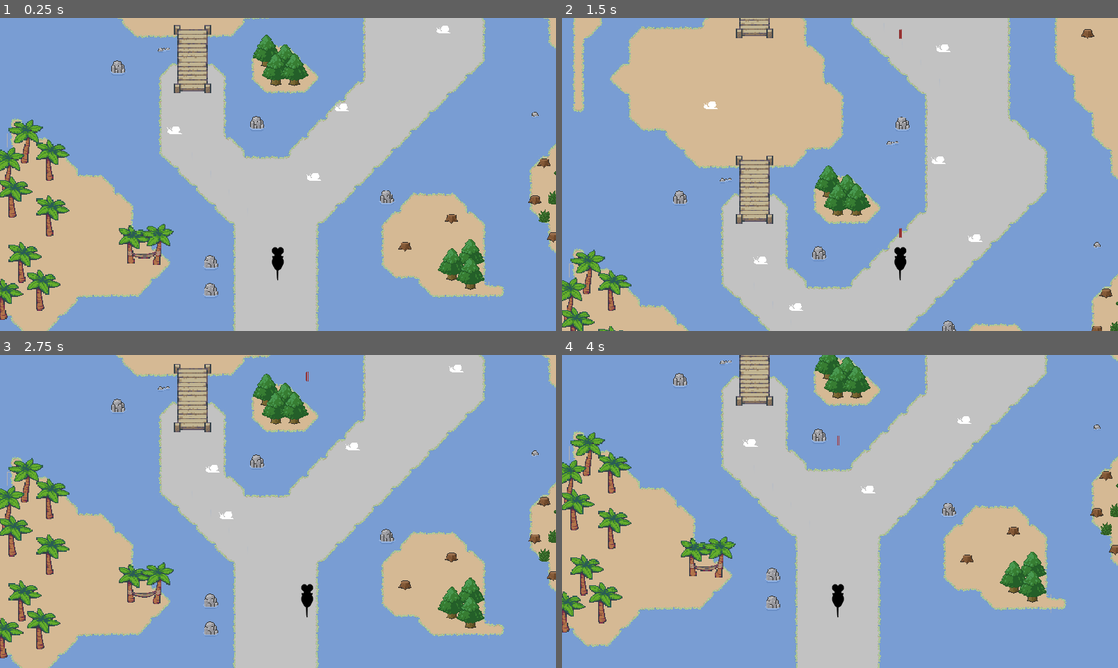
Above: before the commit, frames 1-4 (two rows, left to right).
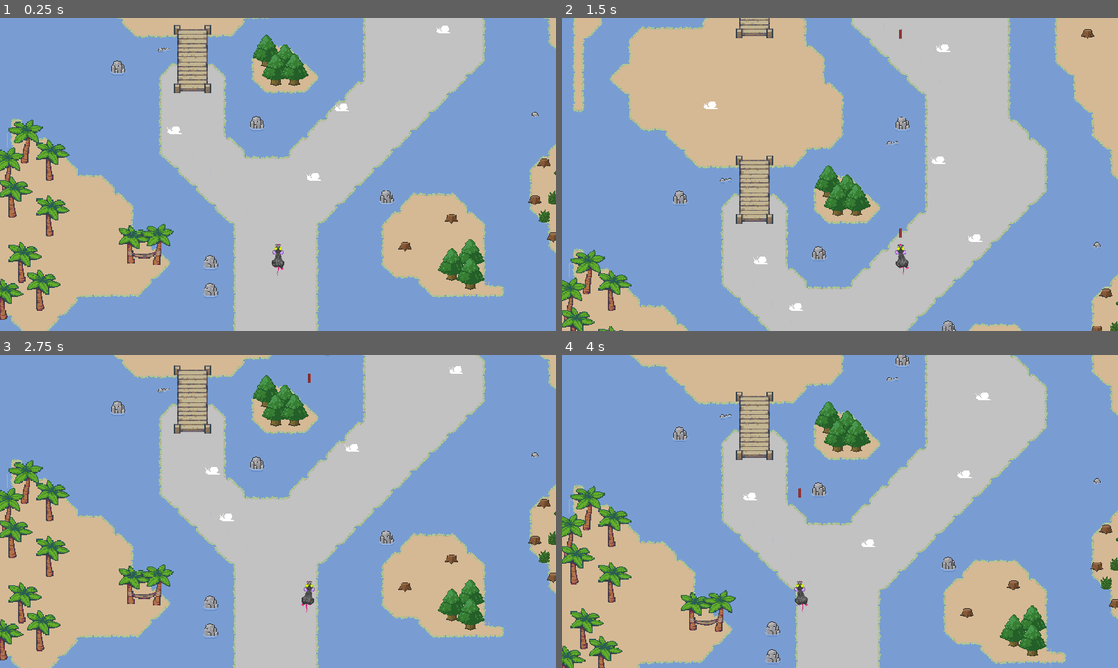
Above: after the commit, the same moments.

Repository: outerspace-probes/rat-raid
Game: Godot game, scene res://MainScene.tscn
Two runs of this game, one before a commit and one after it. Both use one fixed random seed, a clock stepped at 60 frames per second and the inputs below.
Inputs:
- Up to frame 1 (0.25 s): no input
- Up to frame 2 (1.5 s): hold Right (MOVE_RIGHT) 0.53-1.28 s; hold Space (FIRE) 0.53-1.28 s; hold Left (MOVE_LEFT) from 1.28 s (still down); tap Space (FIRE) at 1.35 s
- Up to frame 3 (2.75 s): release Left (MOVE_LEFT) at 2.03 s; hold Right (MOVE_RIGHT) from 2.03 s (still down); hold Space (FIRE) from 2.03 s (still down)
- Up to frame 4 (4 s): release Space (FIRE) at 2.78 s; tap Space (FIRE) at 2.85 s; release Right (MOVE_RIGHT) at 3.53 s; hold Left (MOVE_LEFT) from 3.53 s (still down); hold Space (FIRE) from 3.53 s (still down)

The runs differ from the first frame. In frame 1, 0.2% of the frame differs, in the area x 48-52%, y 72-84%; in frame 2, 0.2%; in frame 3, 8.2%; in frame 4, 44%, in the area x 0-100%, y 0-100%.

Commit message:
player sprite & animations

Diff:
--- a/MainScene.tscn
+++ b/MainScene.tscn
@@ -6,6 +6,58 @@
 [ext_resource path="res://tilesets/TilesetDecos.tres" type="TileSet" id=4]
 [ext_resource path="res://prefabs/EnemyType1.tscn" type="PackedScene" id=5]
 [ext_resource path="res://scripts/Player.gd" type="Script" id=6]
+[ext_resource path="res://images/RatSprite.png" type="Texture" id=7]
+
+[sub_resource type="Animation" id=2]
+resource_name = "RatRunLeft"
+length = 0.2
+loop = true
+tracks/0/type = "value"
+tracks/0/path = NodePath("Sprite:frame")
+tracks/0/interp = 1
+tracks/0/loop_wrap = true
+tracks/0/imported = false
+tracks/0/enabled = true
+tracks/0/keys = {
+"times": PoolRealArray( 0, 0.1 ),
+"transitions": PoolRealArray( 1, 1 ),
+"update": 1,
+"values": [ 2, 3 ]
+}
+
+[sub_resource type="Animation" id=3]
+resource_name = "RatRunRight"
+length = 0.2
+loop = true
+tracks/0/type = "value"
+tracks/0/path = NodePath("Sprite:frame")
+tracks/0/interp = 1
+tracks/0/loop_wrap = true
+tracks/0/imported = false
+tracks/0/enabled = true
+tracks/0/keys = {
+"times": PoolRealArray( 0, 0.1 ),
+"transitions": PoolRealArray( 1, 1 ),
+"update": 1,
+"values": [ 4, 5 ]
+}
+
+[sub_resource type="Animation" id=1]
+resource_name = "RatRunStraight"
+length = 0.2
+loop = true
+tracks/0/type = "value"
+tracks/0/path = NodePath("Sprite:frame")
+tracks/0/interp = 1
+tracks/0/loop_wrap = true
+tracks/0/imported = false
+tracks/0/enabled = true
+tracks/0/keys = {
+"times": PoolRealArray( 0, 0.1 ),
+"transitions": PoolRealArray( 1, 1 ),
+"update": 1,
+"values": [ 0, 1 ]
+}
 
 [node name="GameWorld" type="Node"]
 
@@ -108,16 +160,26 @@
 z_index = 99
 script = ExtResource( 6 )
 
+[node name="Sprite" type="Sprite" parent="PlayerRat"]
+texture = ExtResource( 7 )
+hframes = 7
+
+[node name="RatAnimationPlayer" type="AnimationPlayer" parent="PlayerRat"]
+anims/RatRunLeft = SubResource( 2 )
+anims/RatRunRight = SubResource( 3 )
+anims/RatRunStraight = SubResource( 1 )
+
+[node name="CollisionPolygon2D" type="CollisionPolygon2D" parent="PlayerRat"]
+position = Vector2( -866.021, -1006.89 )
+polygon = PoolVector2Array( 856.487, 1038.02, 845.263, 1023.95, 845.374, 1008.26, 856.128, 989.621, 846.449, 978.15, 864.242, 953.292, 870.666, 953.584, 886.958, 978.508, 875.845, 989.621, 886.141, 1012.57, 885.557, 1023.95, 875.128, 1038.02, 867.241, 1044.47 )
+
 [node name="Placeholder" type="Polygon2D" parent="PlayerRat"]
-position = Vector2( -0.530975, -6.92346 )
+visible = false
+position = Vector2( -0.530945, -6.92346 )
 scale = Vector2( 1.20047, 1.20047 )
 color = Color( 0, 0, 0, 1 )
 antialiased = true
 polygon = PoolVector2Array( 8, -8, 8, -8, 10.1371, -3.72572, 15.3726, -3.54041, 12.7466, 1.49323, 16, 8, 16, 16, 8, 32, …(351 unchanged characters)…
-
-[node name="CollisionPolygon2D" type="CollisionPolygon2D" parent="PlayerRat"]
-position = Vector2( -866.021, -1006.89 )
-polygon = PoolVector2Array( 856.487, 1038.02, 846.449, 1021.17, 845.374, 1008.26, 856.128, 989.621, 846.449, 978.15, 864.732, 969.905, 886.958, 978.508, 875.845, 989.621, 884.09, 1009.7, 885.524, 1018.66, 875.128, 1038.02, 867.241, 1044.47 )
 [connection signal="area_entered" from="PlayerRat" to="PlayerRat" method="_on_PlayerRat_area_entered"]
 [connection signal="body_entered" from="PlayerRat" to="PlayerRat" method="_on_PlayerRat_body_entered"]
 [connection signal="body_exited" from="PlayerRat" to="PlayerRat" method="_on_PlayerRat_body_exited"]
--- a/scripts/Player.gd
+++ b/scripts/Player.gd
@@ -1,6 +1,9 @@
 extends Area2D
 
 export var speedDefault = 360
+export var speedMin = 160
+export var speedMax = 460
+export var speedAccelerationBrake = 360
 export var speedLeftRight = 380
 
 var speedCurrent = speedDefault
@@ -9,25 +12,38 @@
 var routeNode
 var initPos
 var isOnBridge = false
+onready var AnimPlayer = get_node("RatAnimationPlayer")
 
 func _ready():
 	initPos = self.position
 	bridgeNode = get_tree().get_root().find_node("RouteBridgesTileMap", true, false)
 	routeNode = get_tree().get_root().find_node("RouteTileMap", true, false)
+	AnimPlayer.play("RatRunStraight")
 
 func _process(delta):
 
 	move(delta)
 
 func _input(event):
-
-	if event.is_action_pressed("FIRE") && event.echo == false:
+	# fire
+	if event.is_action_pressed("FIRE") && event.is_echo() == false:
 		createLaser(self.position)
 
+	# left-right animations
+	if event.is_action_pressed("MOVE_LEFT") && event.is_echo() == false:
+		AnimPlayer.set_current_animation("RatRunLeft")
+	if event.is_action_released("MOVE_LEFT"):
+		AnimPlayer.set_current_animation("RatRunStraight")
+
+	if event.is_action_pressed("MOVE_RIGHT") && event.is_echo() == false:
+		AnimPlayer.set_current_animation("RatRunRight")
+	if event.is_action_released("MOVE_RIGHT"):
+		AnimPlayer.set_current_animation("RatRunStraight")
+
 func move(delta):
-
 	# moving up
 	self.position.y -= speedCurrent * delta
+
 	# moving left-right
 	if Input.is_action_pressed("MOVE_LEFT"):
 		self.position.x -= speedLeftRight * delta
Not shown: 1 places in MainScene.tscn that only renumber resources
Binary file added: images/RatSprite.png
Not shown, added: images/RatSprite.png.import
